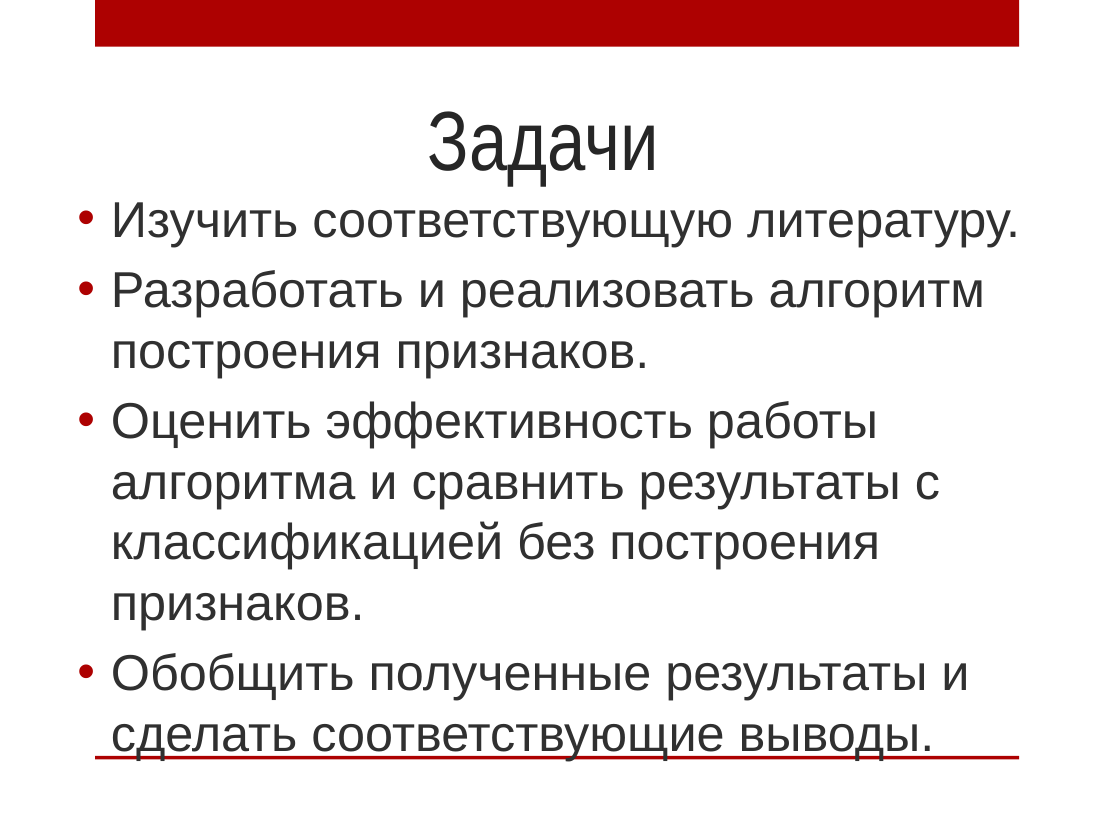
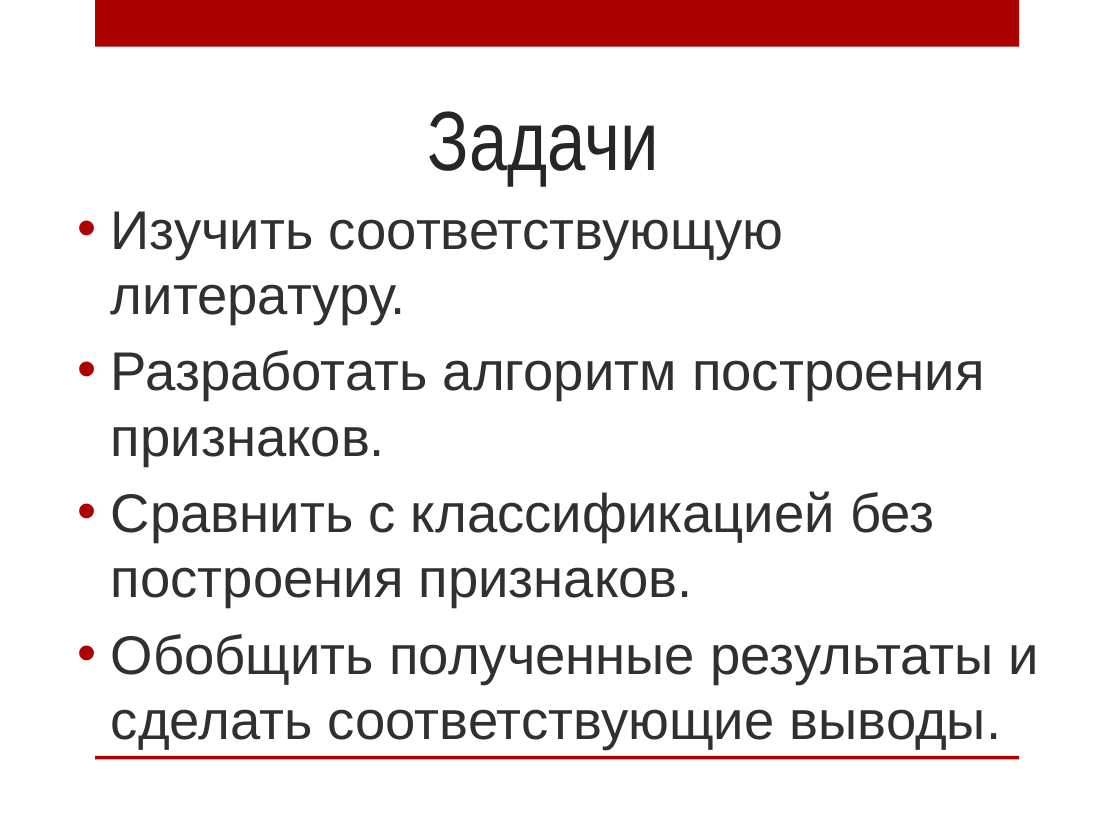
Before and after one commit to AnnaIbakaeva/Genetic, a slide deck: slide 10 of Диплом/Магистратура.Ибакаева.pptx (slide 9 before the commit). Drawn at 1120x840 pixels with LibreOffice and Linux fonts; fonts in the diff are those of the drawing; background and template pictures are left out. Boxes give left, top, right and bottom in pixels: in the first picture for what was removed or moved away, otherwise in the second. Text is boxed around its words. In the diff, an @@ line names an element or a change of style, - is before the commit and + after.

```diff
--- a/Диплом/Магистратура.Ибакаева.pptx
+++ b/Диплом/Магистратура.Ибакаева.pptx
@@ text at (111,211,1039,749): size 32.4 to 35 pt in "Изучить соответствующую литературу.", "Обобщить полученные результаты и сделать соответствующие выв ..." @@
@@ text at (111,350,985,608): text changed; size 32.4 to 35 pt @@
-• Разработать и реализовать алгоритм построения признаков.
-• Оценить эффективность работы алгоритма и сравнить результаты с классификацией без построения признаков.
+• Разработать алгоритм построения признаков.
+• Сравнить с классификацией без построения признаков.
```
Also in this commit, not shown: 3 other slides changed, 1 slide added, 3 other files.
